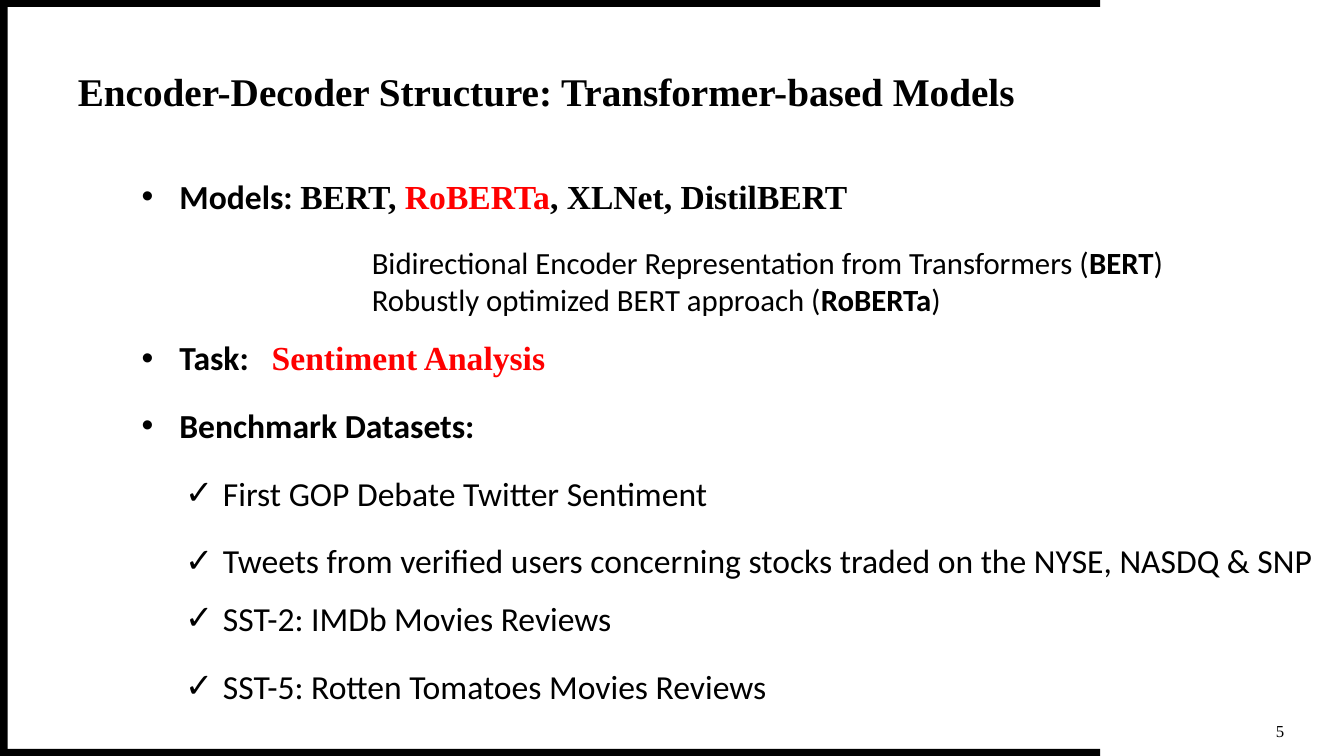
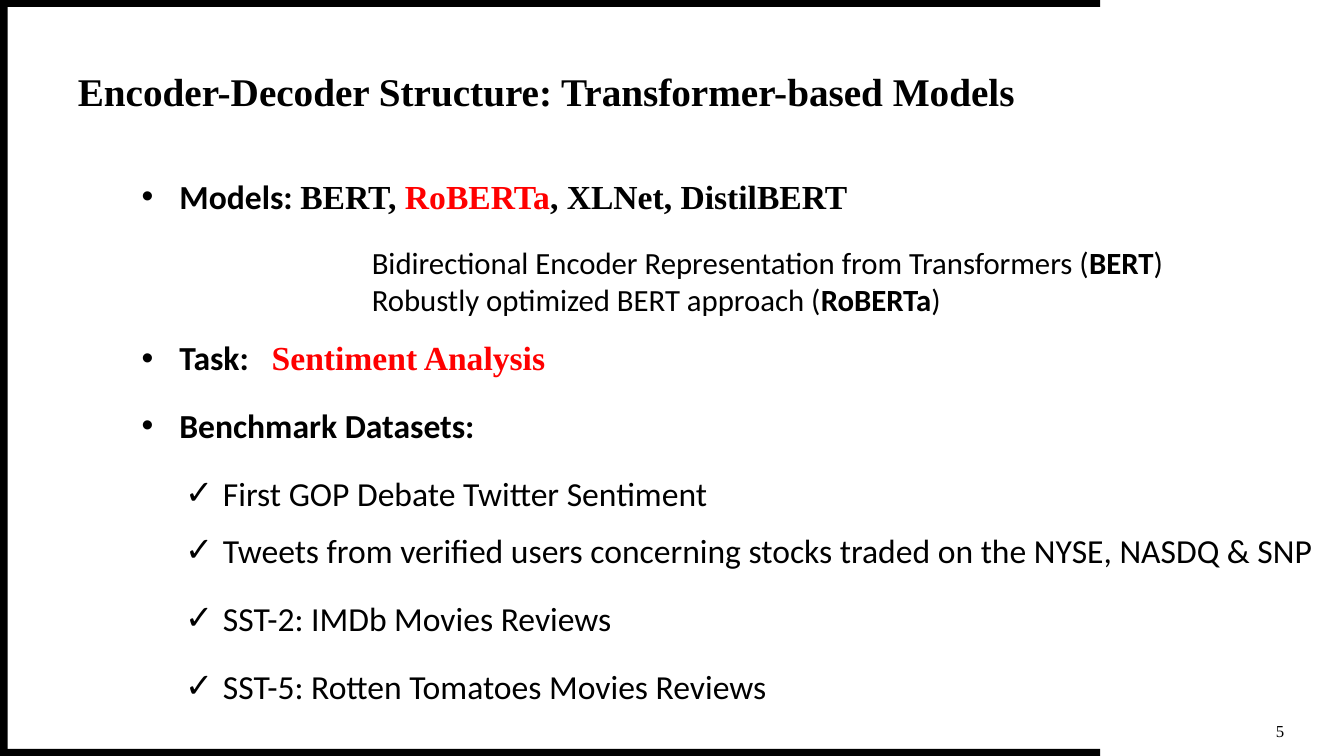
Before and after one commit to theQuert/inlpfun, a slide deck: slide 7 of Lab/REP.pptx (slide 6 before the commit). Drawn at 1344x756 pixels with LibreOffice and Linux fonts; fonts in the diff are those of the drawing. Boxes give left, top, right and bottom in pixels: in the first picture for what was removed or moved away, otherwise in the second. Text is boxed around its words. In the diff, an @@ line names an element or a change of style, - is before the commit and + after.

```diff
--- a/Lab/REP.pptx
+++ b/Lab/REP.pptx
@@ text "Tweets from verified users concerning ...": place and size @@
-text "Tweets from verified users concerning ..." at [223, 549, 1311, 579]
+text "Tweets from verified users concerning ..." at [223, 539, 1311, 569]
```
Also in this commit, not shown: 6 other slides changed, 3 slides added.
